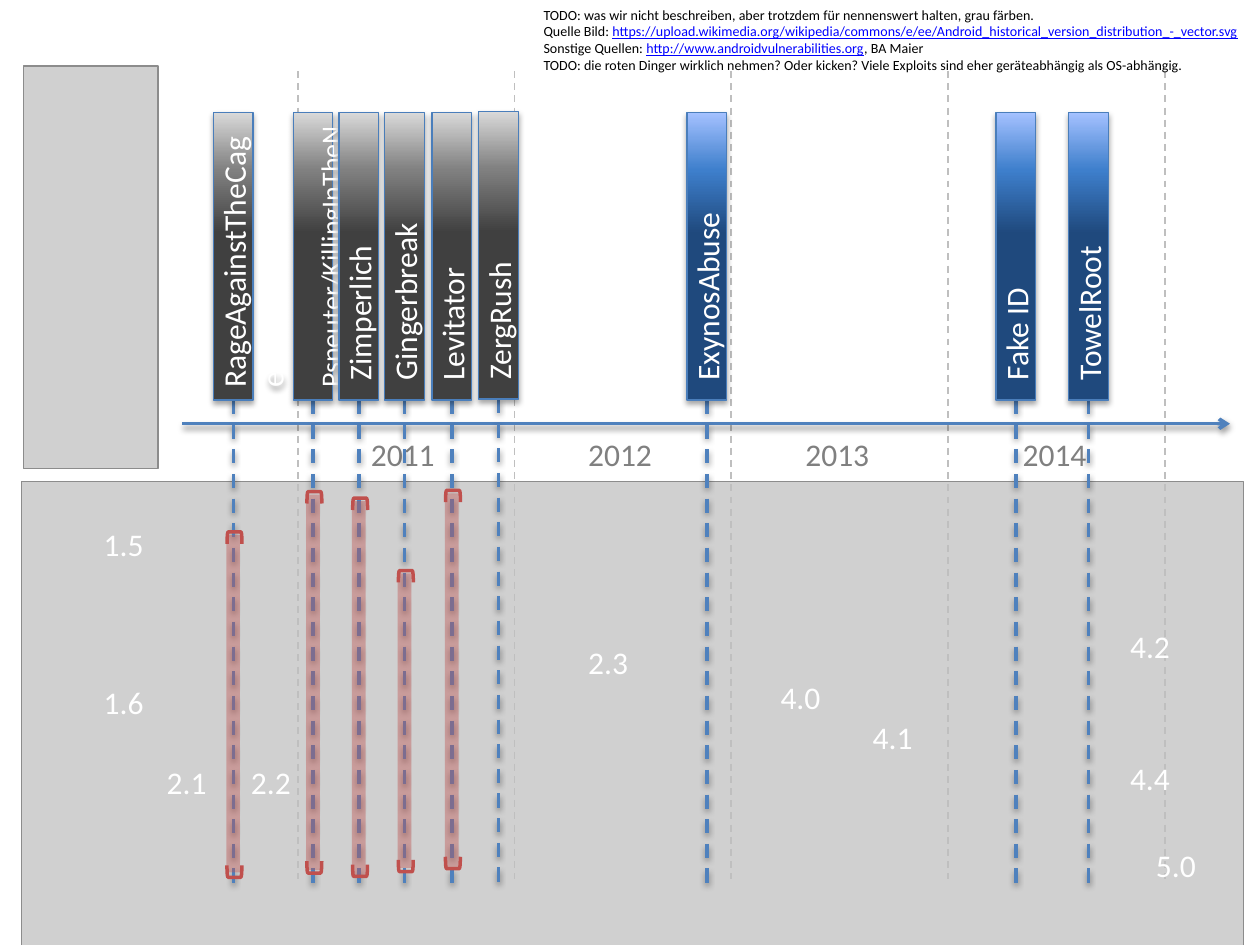
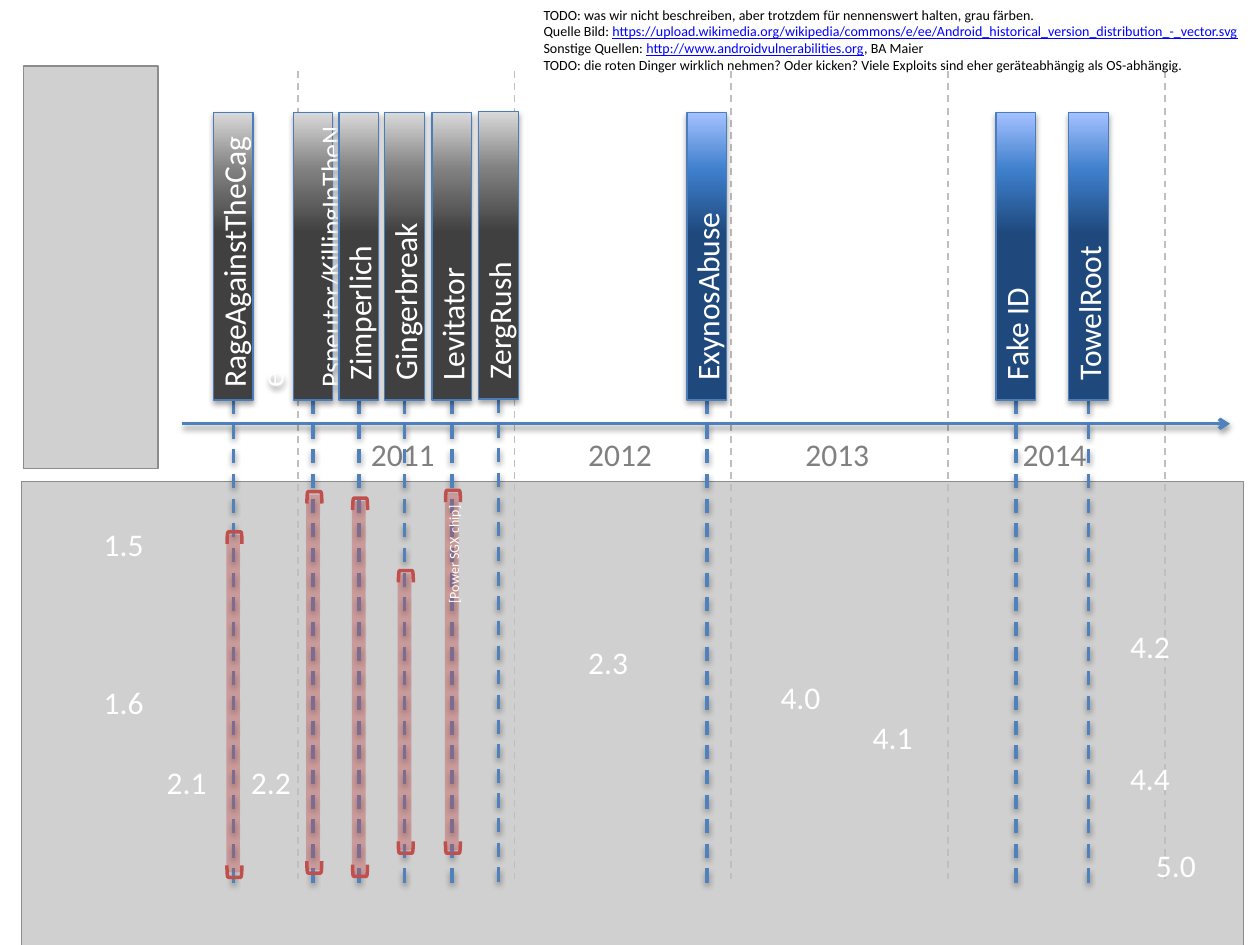
Before and after one commit to kirschne/workshop, a slide deck: slide 1 of ppt/timeline.pptx. Drawn at 1260x945 pixels with LibreOffice and Linux fonts; fonts in the diff are those of the drawing; grey boxes stand for pictures; background and template pictures are left out. Boxes give left, top, right and bottom in pixels: in the first picture for what was removed or moved away, otherwise in the second. Text is boxed around its words. In the diff, an @@ line names an element or a change of style, - is before the commit and + after.

```diff
--- a/ppt/timeline.pptx
+++ b/ppt/timeline.pptx
@@ rectangle "[Power SGX chip]": place and size @@
-rectangle "[Power SGX chip]" at [445, 493, 459, 868]
+rectangle "[Power SGX chip]" at [445, 493, 459, 849]
@@ text in rectangle at [446, 508, 463, 602]: text added @@
+[Power SGX chip]
@@ rectangle: place and size @@
-rectangle at [398, 573, 412, 868]
+rectangle at [398, 573, 412, 850]
@@ left bracket: place and size @@
-left bracket at [399, 858, 411, 873]
+left bracket at [399, 839, 411, 854]
@@ left bracket: place and size @@
-left bracket at [447, 856, 459, 871]
+left bracket at [447, 840, 459, 856]
```
Also in this commit, not shown: 1 other file.
